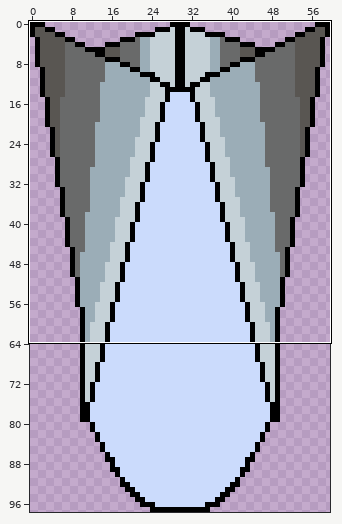
A pixel-art file gets an edit: Imagen/SpritesEnemys/Asprite/Cubierta Mid C-1.aseprite. The picture above shows the old version from afar; the outline marks the close-up.
Close-up. Before the commit:
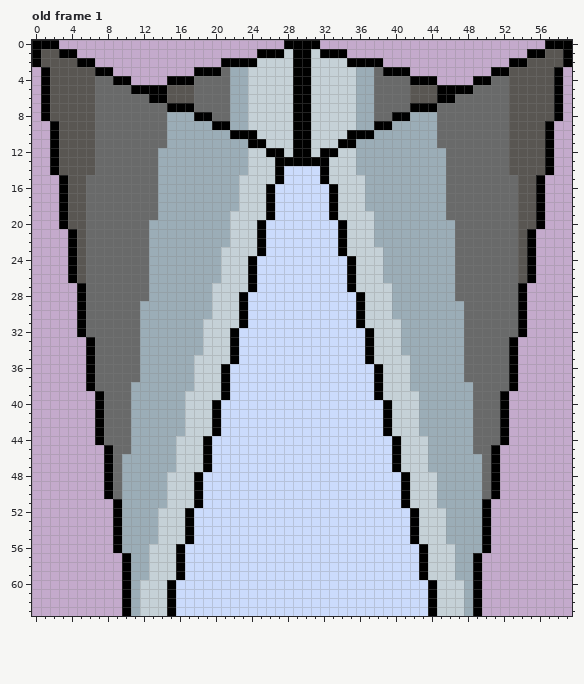
60x98 pixels, 1 frame. Shown: old frame 1: x 0..59, y 0..63. The commit also changed other frames or places, which this record leaves out.
Now the later version:
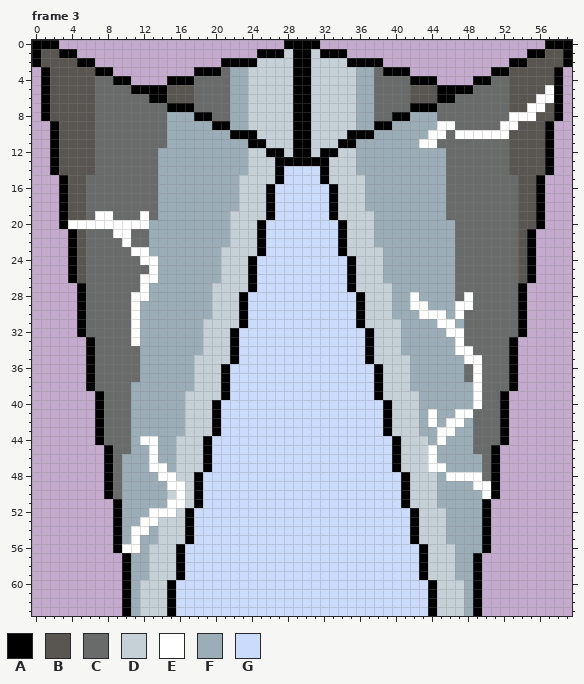
Palette (. is transparent): A #000000  B #595652  C #696a6a  D #c5d1d7  E #ffffff  F #9badb7  G #cbdbfc
A new or re-ordered frame is compared with the old frame closest to it.
Change:
frames 1 -> 5
Frame 3 is new; against old frame 1:
Colour B becomes colour E in row 5 at x 57; in row 6 at x 56 to 57; in row 7 at x 55 to 56; in row 8 at x 53 to 55; in row 9 at x 53; in row 20 at x 4 to 5.
Colour C becomes colour E in row 9 at x 45 to 46 and 52; in row 10 at x 45 and 47 to 52; in row 19 at x 7 to 8 and 12; in row 20 at x 6 to 12; in row 21 at x 9 to 10; in row 22 at x 10.
Colour C becomes colour E in row 23 at x 11 to 12; in row 24 at x 12; in rows 26 to 27 at x 12; in row 28 at x 11 to 12 and 48; in row 29 at x 11 and 48; in rows 30 to 33 at x 11.
Colour C becomes colour E in row 34 at x 48; in row 35 at x 48 to 49; in rows 36 to 40 at x 49; in rows 49 to 50 at x 50.
Colour D becomes colour E in row 48 at x 15; in row 49 at x 15 to 16; in row 50 at x 16; in row 51 at x 15 to 16; in row 52 at x 14 to 15.
Colour F becomes colour E in row 10 at x 44; in row 11 at x 43 to 44; in rows 24 to 26 at x 13; in row 28 at x 42; in row 29 at x 42 to 43 and 47; in row 30 at x 43 to 45 and 47.
Colour F becomes colour E in row 31 at x 45 to 46; in row 32 at x 46 to 47; in rows 33 to 34 at x 47; in row 41 at x 44 and 47 to 48; in row 42 at x 44 and 46 to 47; in row 43 at x 45 to 46.
Colour F becomes colour E in row 44 at x 12 to 13 and 45; in rows 45 to 46 at x 13 and 44; in row 47 at x 13 to 14 and 44 to 45; in row 48 at x 14 and 46 to 49; in row 49 at x 49; in row 52 at x 13.
Colour F becomes colour E in row 53 at x 12 to 13; in row 54 at x 11 to 12; in row 55 at x 11; in row 56 at x 10 to 11.
Changed places in both close-ups, as pixel boxes (x1, y1, x2, y2):
changed: (419, 85, 554, 148)
changed: (68, 211, 158, 346)
changed: (410, 292, 491, 499)
changed: (122, 436, 185, 553)
